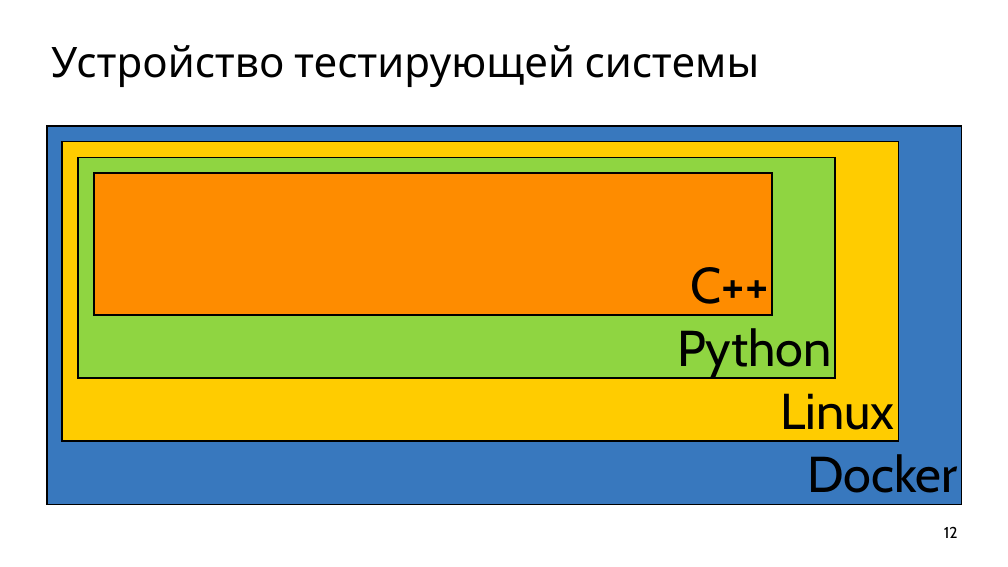
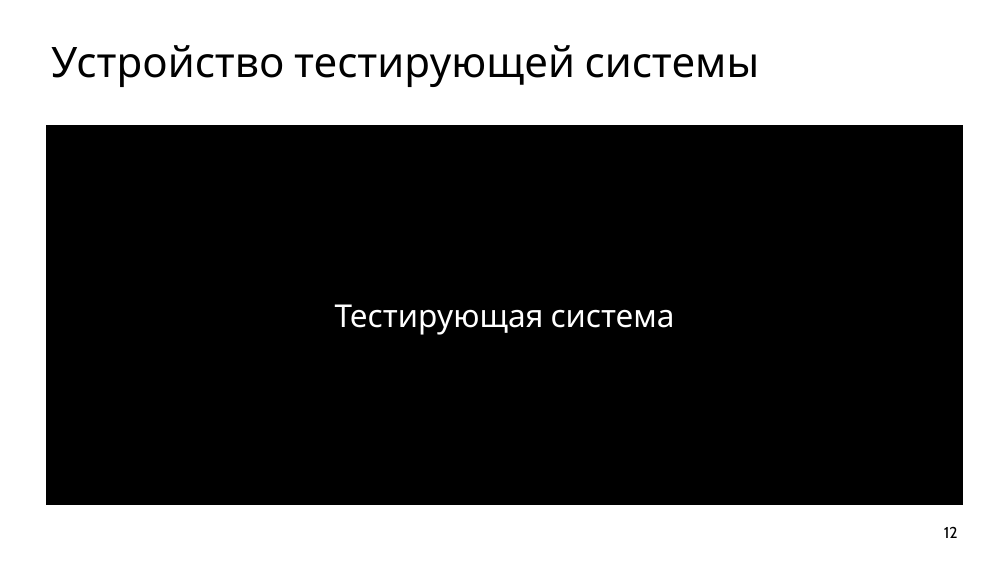
Before and after one commit to ishfb/cpprus18, a slide deck: slide 12 of slides.pptx. Drawn at 1008x567 pixels with LibreOffice and Linux fonts; fonts in the diff are those of the drawing. Boxes give left, top, right and bottom in pixels: in the first picture for what was removed or moved away, otherwise in the second. Text is boxed around its words. In the diff, an @@ line names an element or a change of style, - is before the commit and + after.

```diff
--- a/slides.pptx
+++ b/slides.pptx
@@ rectangle added at [47,126,962,504], fill #000000, outline #000000 3 pt, 60 pt, text #FFFFFF @@
+Тестирующая система
@@ rectangle removed at [62,141,899,441] @@
-Linux
@@ rectangle removed at [78,157,835,378] @@
-Python
@@ rectangle removed at [94,173,772,315] @@
-C++
```
Also in this commit, not shown: 1 other slide changed, 4 slides added.
